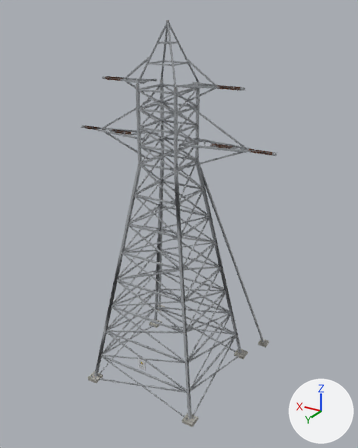
One commit to the OBJ model src/main/resources/assets/electricity/models/lattice_terminal/lattice_terminal.obj: the scene before it, then after it.
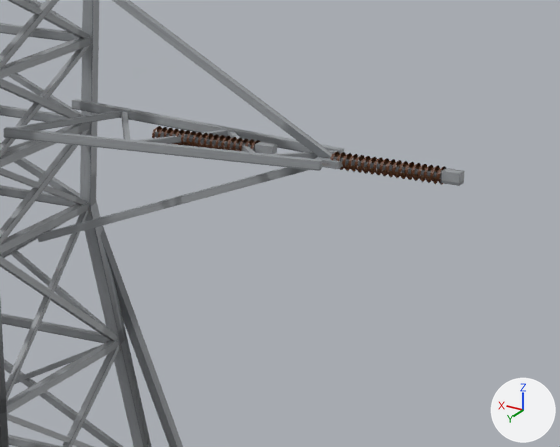
The first picture shows the older version from a 50 mm camera at (-7.7, 12.23, 11.77) aimed at (-0.11, -0.42, 5.44). The close-ups show the older and then the newer version on the part from 50% to 83% of the width and 26% to 47% of the height of that picture. Only the edits that show in the close-ups are written down. Arrows for +X, +Y and +Z are at lower right; the lights stay in place. Where no turn or scale is listed for an object, it has been applied to the vertices.

Objects in the first close-up: 'arm', 'body', 'insulator_1', 'insulator_2', 'stay', 'string_1', 'string_2'.
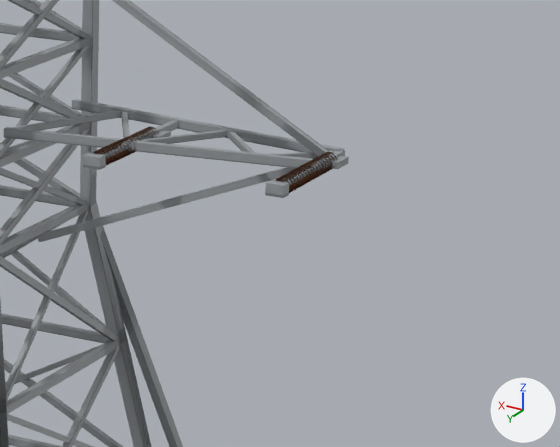
Pixel boxes (x1, y1, x2, y2) of what changed, in the close-ups (560 x 447 px; the box of a moved part takes in the faces that stretch with it):
'insulator_1', reshaped
    before: (330, 151, 446, 185)
    after: (275, 152, 337, 193)
'insulator_2', reshaped
    before: (152, 126, 260, 151)
    after: (93, 127, 159, 165)
'string_1', reshaped
    before: (333, 157, 465, 186)
    after: (285, 163, 323, 185)
'string_2', reshaped
    before: (155, 132, 277, 154)
    after: (103, 144, 130, 158)
'clamp_1', added
    after: (265, 180, 289, 198)
'clamp_2', added
    after: (83, 153, 106, 170)
part 3 of me_string_1, deleted
    before: (441, 168, 465, 186)
part 4 of me_string_1, moved or reshaped
    before: (333, 157, 441, 178)
    after: (285, 163, 323, 185)
part 5 of me_string_2, deleted
    before: (254, 142, 277, 154)
part 6 of me_string_2, moved or reshaped
    before: (155, 132, 255, 151)
    after: (103, 144, 130, 158)

Patch to the scene script:
```diff
--- a/src/main/resources/assets/electricity/models/lattice_terminal/lattice_terminal.obj.py
+++ b/src/main/resources/assets/electricity/models/lattice_terminal/lattice_terminal.obj.py
@@ me_insulator_1 @@
 # used by ob_insulator_1; location = (0.0, 0.0, 0.0)
-me_insulator_1.from_pydata(...)  # 576 vertices, 288 faces; spans x -3.228..-2.556, y -0.052..0.052, z 8.248..8.352
+me_insulator_1.from_pydata(...)  # 576 vertices, 288 faces; spans x -2.602..-2.498, y 0.006..0.678, z 8.248..8.352
+# me_insulator_1 part 1: the whole mesh is multiplied about its middle by the matrix ((0.0, 0.0, 1.0), (-1.0, 0.0, 0.0), (0.0, -1.0, 0.0)), then moved by (0.342, 0.342, 0.0)
 me_insulator_1.materials.append(mat_porcelain)
@@ me_insulator_2 @@
 # used by ob_insulator_2; location = (0.0, 0.0, 0.0)
-me_insulator_2.from_pydata(...)  # 576 vertices, 288 faces; spans x -2.08..-1.409, y -0.052..0.052, z 8.248..8.352
+me_insulator_2.from_pydata(...)  # 576 vertices, 288 faces; spans x -1.454..-1.35, y 0.006..0.678, z 8.248..8.352
+# me_insulator_2 part 2: the whole mesh is multiplied about its middle by the matrix ((0.0, 0.0, 1.0), (-1.0, 0.0, 0.0), (0.0, -1.0, 0.0)), then moved by (0.342, 0.342, 0.0)
 me_insulator_2.materials.append(mat_porcelain)
@@ me_string_1 @@
 # used by ob_string_1; location = (0.0, 0.0, 0.0)
-me_string_1.from_pydata(...)  # 312 vertices, 294 faces; spans x -3.339..-2.55, y -0.035..0.035, z 8.265..8.335
+me_string_1.from_pydata(...)  # 304 vertices, 288 faces; spans x -2.566..-2.534, y 0.0..0.684, z 8.284..8.316
+# me_string_1 part 3: the loose piece of 8 vertices spanning x -3.339..-3.229, y -0.035..0.035, z 8.265..8.335 is deleted
+# me_string_1 part 4: 302 vertices removed from x -3.234..-2.55, y -0.016..0.016, z 8.284..8.316; 302 vertices added at x -2.566..-2.534, y 0.0..0.684, z 8.284..8.316
 me_string_1.materials.append(mat_steel)
@@ me_string_2 @@
 # used by ob_string_2; location = (0.0, 0.0, 0.0)
-me_string_2.from_pydata(...)  # 312 vertices, 294 faces; spans x -2.191..-1.403, y -0.035..0.035, z 8.265..8.335
+me_string_2.from_pydata(...)  # 304 vertices, 288 faces; spans x -1.418..-1.387, y 0.0..0.684, z 8.284..8.316
+# me_string_2 part 5: the loose piece of 8 vertices spanning x -2.191..-2.082, y -0.035..0.035, z 8.265..8.335 is deleted
+# me_string_2 part 6: 302 vertices removed from x -2.086..-1.403, y -0.016..0.016, z 8.284..8.316; 302 vertices added at x -1.418..-1.387, y 0.0..0.684, z 8.284..8.316
 me_string_2.materials.append(mat_steel)
@@ me_clamp_2 @@
+me_clamp_2.from_pydata(...)  # a box spanning x -1.4575..-1.3475, y 0.699..0.769, z 8.265..8.335
+me_clamp_2.materials.append(mat_steel)  # picture img_tower_steel_png
@@ me_clamp_1 @@
+me_clamp_1.from_pydata(...)  # a box spanning x -2.605..-2.495, y 0.699..0.769, z 8.265..8.335
+me_clamp_1.materials.append(mat_steel)  # picture img_tower_steel_png
@@ ob_clamp_2 @@
+ob_clamp_2 = bpy.data.objects.new('clamp_2', me_clamp_2)
+ob_clamp_2.location = (0.0, 0.0, 0.0)
@@ ob_clamp_1 @@
+ob_clamp_1 = bpy.data.objects.new('clamp_1', me_clamp_1)
+ob_clamp_1.location = (0.0, 0.0, 0.0)
```
